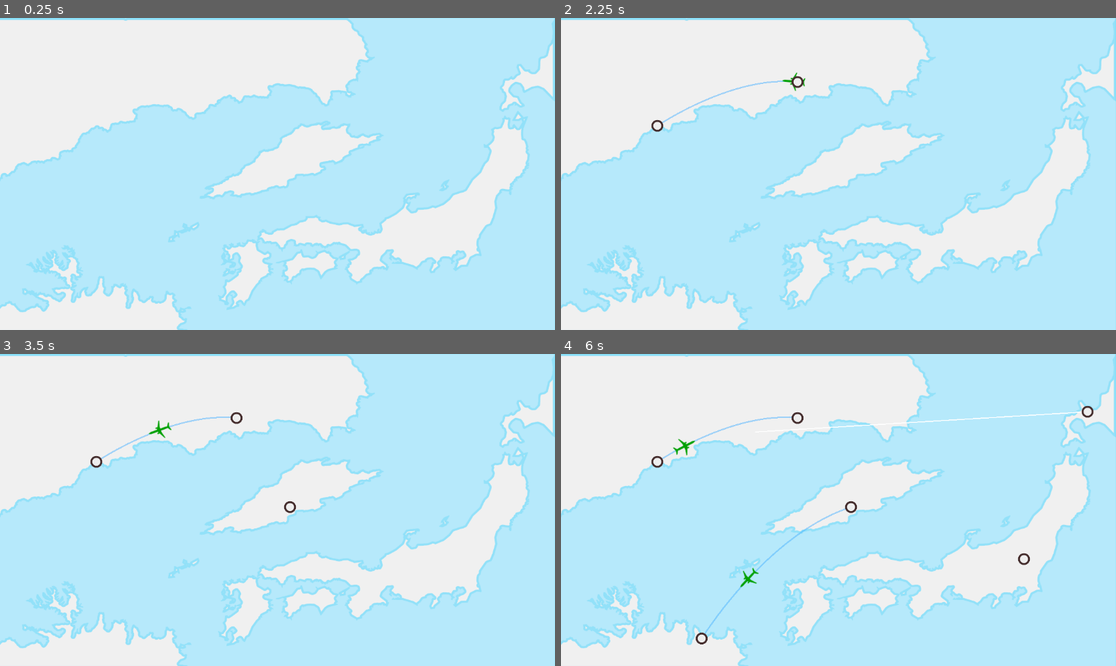
Above: before the commit, frames 1-4 (two rows, left to right).
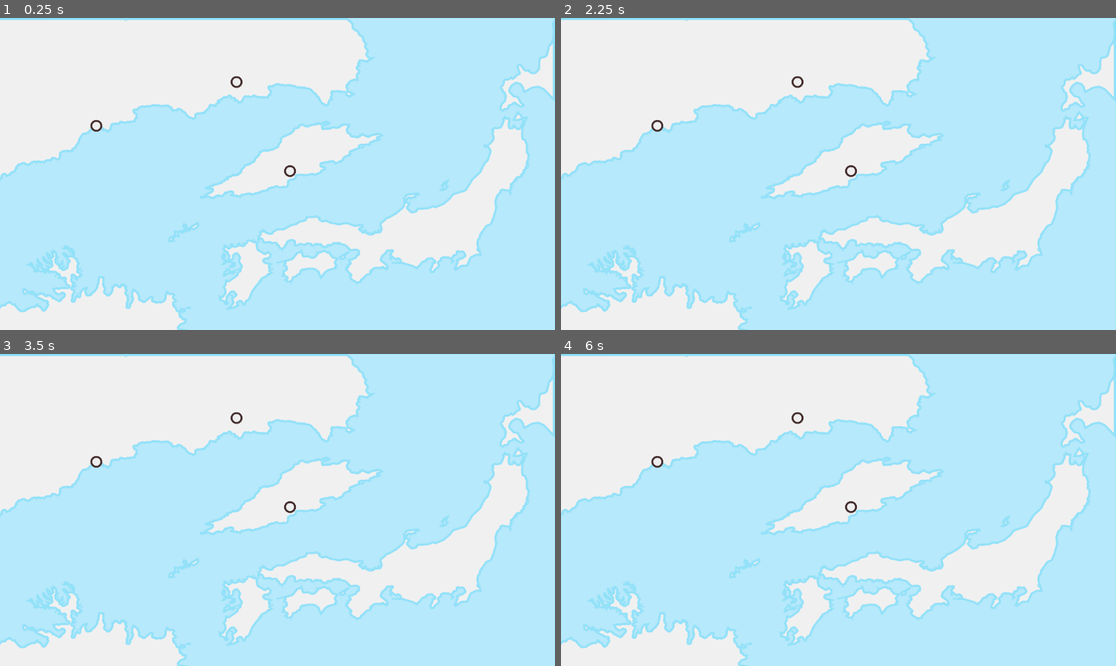
Above: after the commit, the same moments.

Repository: top-it-090304/Holding-Pattern
Game: Godot game, scene res://scene/Main.tscn
Two runs of this game, one before a commit and one after it. Both use one fixed random seed, a clock stepped at 60 frames per second and the inputs below.
Inputs (mouse positions are in pixels of both pictures, inside the frame that each line leads up to):
- Up to frame 1 (0.25 s): no input
- Up to frame 2 (2.25 s): tap Enter at 0.5, 2 s; move the mouse to (960, 158) at 0.52 s; click (960, 158) at 0.67 s; tap Space at 1.25 s; move the mouse to (799, 83) at 1.27 s; click (799, 83) at 1.42 s; move the mouse to (655, 127) at 2.02 s; click (655, 127) at 2.17 s
- Up to frame 3 (3.5 s): move the mouse to (249, 572) at 2.77 s; click (249, 572) at 2.92 s
- Up to frame 4 (6 s): move the mouse to (849, 506) at 3.52 s; click (849, 506) at 3.67 s; move the mouse to (699, 637) at 4.27 s; click (699, 637) at 4.42 s; move the mouse to (1088, 413) at 5.02 s; click (1088, 413) at 5.17 s; move the mouse to (755, 432) at 5.77 s; click (755, 432) at 5.92 s

The runs differ from the first frame. In frame 1, 0.1% of the frame differs, in the area x 16-54%, y 18-52%; in frame 2, 0.2%; in frame 3, 0.2%; in frame 4, 0.7%, in the area x 18-96%, y 16-94%.

Commit message:
Route stretching

Diff:
--- a/scripts/Main.gd
+++ b/scripts/Main.gd
@@ -1,56 +1,80 @@
 extends Node2D
 
-@export var airport_scene: PackedScene = preload("res://scene/Airport.tscn")
-@export var route_scene: PackedScene = preload("res://scene/Route.tscn")
+# Используем load для надежности, если export выдает null
+var airport_scene = load("res://scene/Airport.tscn")
+var route_scene = load("res://scene/Route.tscn")
 
 @onready var spawn_points_node := $AirportSpawn
 var airport_points: Array[Vector2] = []
-var points = []
 
 var selected_airport = null
+var is_drawing: bool = false
 var pred_line: Line2D
 
-
 func _ready():
+	# Настройка визуальной линии, которую тянет игрок
 	pred_line = Line2D.new()
-	pred_line.width = 2.0
-	pred_line.default_color = Color.WHITE
+	pred_line.width = 3.0
+	pred_line.default_color = Color(1, 1, 1, 0.5)
+	pred_line.z_index = 10
 	add_child(pred_line)
 
+	# Сбор точек из маркеров
 	for child in spawn_points_node.get_children():
 		if child is Marker2D:
 			airport_points.append(child.global_position)
 
 	airport_points.shuffle()
 
+	# Первые аэропорты
+	for i in range(3):
+		spawn_airport()
+
+func _input(event):
+	# Если отпустили кнопку — сбрасываем рисование
+	if event is InputEventMouseButton:
+		if event.button_index == MOUSE_BUTTON_LEFT and not event.pressed:
+			_stop_drawing()
+
 func _process(_delta):
-	if selected_airport:
+	if is_drawing and selected_airport:
 		pred_line.clear_points()
 		pred_line.add_point(selected_airport.position)
 		pred_line.add_point(get_global_mouse_position())
-	else:
-		pred_line.clear_points()
+
+		# Проверяем, коснулись ли мы другого аэропорта при протягивании
+		_check_hover_connection()
+
+func _check_hover_connection():
+	var mouse_pos = get_global_mouse_position()
+	# Ищем аэропорты в группе "airports"
+	for airport in get_tree().get_nodes_in_group("airports"):
+		if airport != selected_airport and airport.global_position.distance_to(mouse_pos) < 50:
+			_create_route(selected_airport, airport)
+			# В Mini Metro линия продолжается от нового аэропорта
+			selected_airport = airport
+
+func _create_route(a, b):
+	if route_scene:
+		var route = route_scene.instantiate()
+		add_child(route)
+		route.create_line(a, b)
+
+func _stop_drawing():
+	selected_airport = null
+	is_drawing = false
+	pred_line.clear_points()
 
 func spawn_airport():
-	if airport_points.is_empty():
-		return
+	if airport_points.is_empty() or not airport_scene: return
 
 	var inst = airport_scene.instantiate()
 	inst.position = airport_points.pop_back()
+	# Добавляем в группу, чтобы _check_hover_connection мог их найти
+	inst.add_to_group("airports")
 	inst.airport_selected.connect(_on_airport_selected)
 	add_child(inst)
 
 func _on_airport_selected(airport):
-	if selected_airport == null:
-		selected_airport = airport
-	else:
-		if selected_airport != airport:
-			var route = route_scene.instantiate()
-			add_child(route)
-			route.create_line(selected_airport, airport)
-
-		selected_airport = null
-
-
-func _on_spawn_timer_timeout():
-	spawn_airport()
+	selected_airport = airport
+	is_drawing = true
--- a/scripts/Route.gd
+++ b/scripts/Route.gd
@@ -1,22 +1,22 @@
 extends Node2D
 
-var plane_scene = preload("res://scene/Plane.tscn")
+# Используем load, чтобы избежать ошибки instantiate на null
+var plane_scene = load("res://scene/Plane.tscn")
 
 func create_line(airport_a, airport_b):
 	var line = Line2D.new()
 	add_child(line)
-	line.width = 3.0
+	line.width = 4.0
 	line.default_color = Color(0.3, 0.7, 1.0, 0.5)
 	line.z_index = -1
 
 	var curve = Curve2D.new()
 	var p0 = airport_a.position
 	var p2 = airport_b.position
-	var k = []
 
 	var mid = (p0 + p2) / 2
-	var offset = (p2 - p0).rotated(90).normalized() * (p0.distance_to(p2) * 0.2)
-	print(offset)
+	# PI/2 — это 90 градусов в радианах
+	var offset = (p2 - p0).rotated(PI/2).normalized() * (p0.distance_to(p2) * 0.2)
 	var p1_a = mid + offset
 
 	var control_relative = p1_a - p0
@@ -26,7 +26,7 @@
 
 	line.points = curve.get_baked_points()
 
-	var plane = plane_scene.instantiate()
-	plane.z_index = -1
-	add_child(plane)
-	plane.setup_with_curve(curve)
+	if plane_scene:
+		var plane = plane_scene.instantiate()
+		add_child(plane)
+		plane.setup_with_curve(curve)
